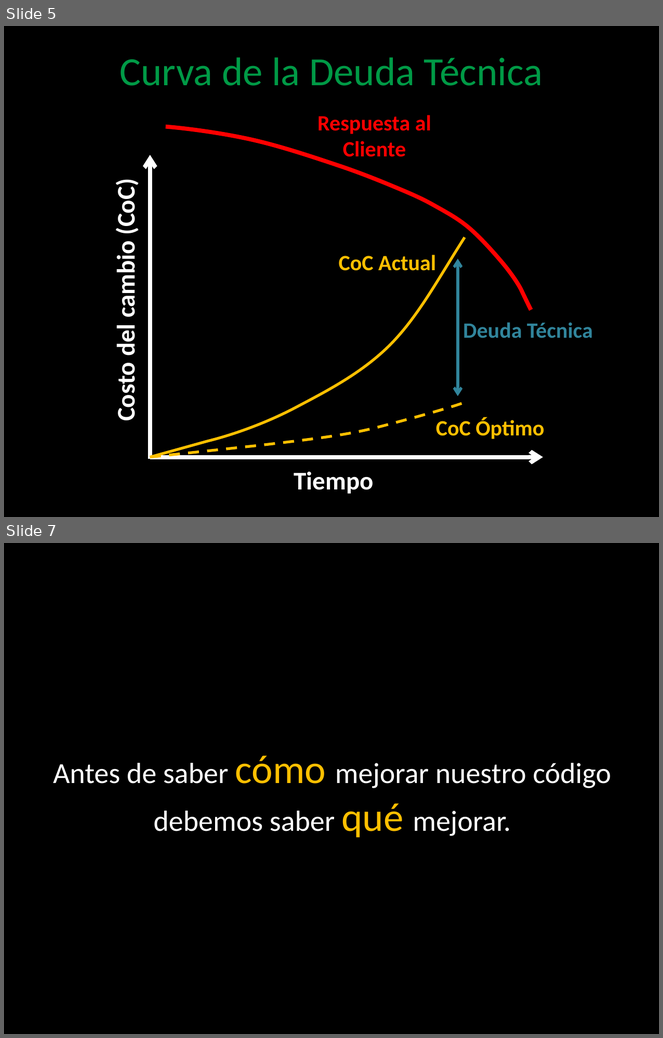
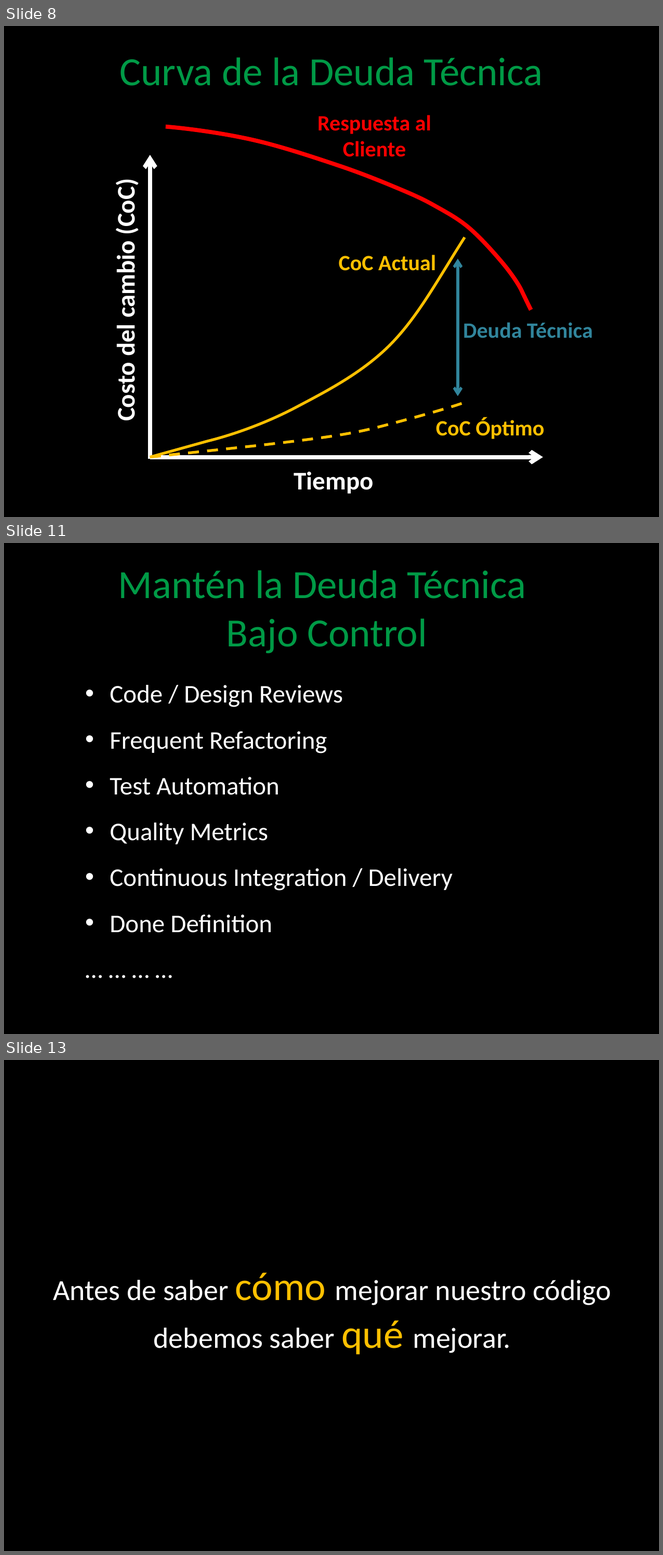
Before and after one commit to angelnunezsalazar/Code-Smells-and-Refactoring, a slide deck: Diapositivas/Code Smells and Refactoring.pptx. Shown one above the other, each under a label of ours: slides 5 and 7 before the commit, slides 8, 11 and 13 after it; the slides between them are not shown. The pictures are 663x1038 and 663x1555 pixels, drawn with LibreOffice and Linux fonts; fonts in the diff are those of the drawing; background and template pictures are left out. Boxes give left, top, right and bottom in pixels: in the first picture for what was removed or moved away, otherwise in the second. Text is boxed around its words. In the diff, an @@ line names an element or a change of style, - is before the commit and + after.

```diff
--- a/Diapositivas/Code Smells and Refactoring.pptx
+++ b/Diapositivas/Code Smells and Refactoring.pptx
@@ slide 11 added at (4, 543, 659, 1034), background picture (left out) @@
@@ title added at (118, 570, 526, 653), 44 pt, text #009A46 @@
+Mantén la Deuda Técnica
+Bajo Control
@@ text added at (110, 685, 453, 933), 28 pt, text #FFFFFF @@
+• Code / Design Reviews
+• Frequent Refactoring
+• Test Automation
+• Quality Metrics
+• Continuous Integration / Delivery
+• Done Definition
+… … … …
@@ what was slide 5 is now slide 8 @@
@@ what was slide 7 is now slide 13 @@
```
Also in this commit, not shown: 11 slides changed, 20 other slides added, 3 slides removed, 15 other files.
